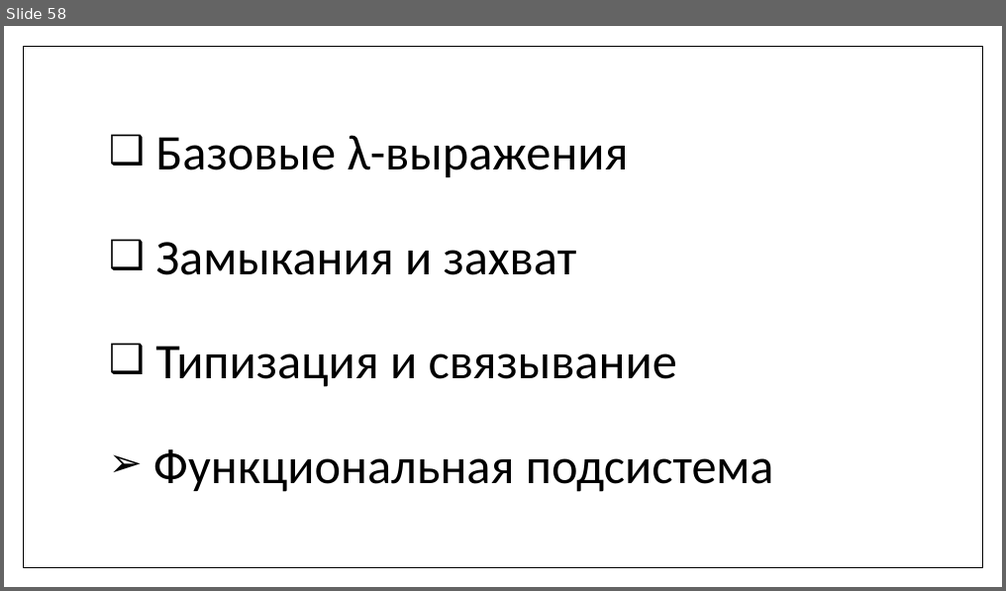
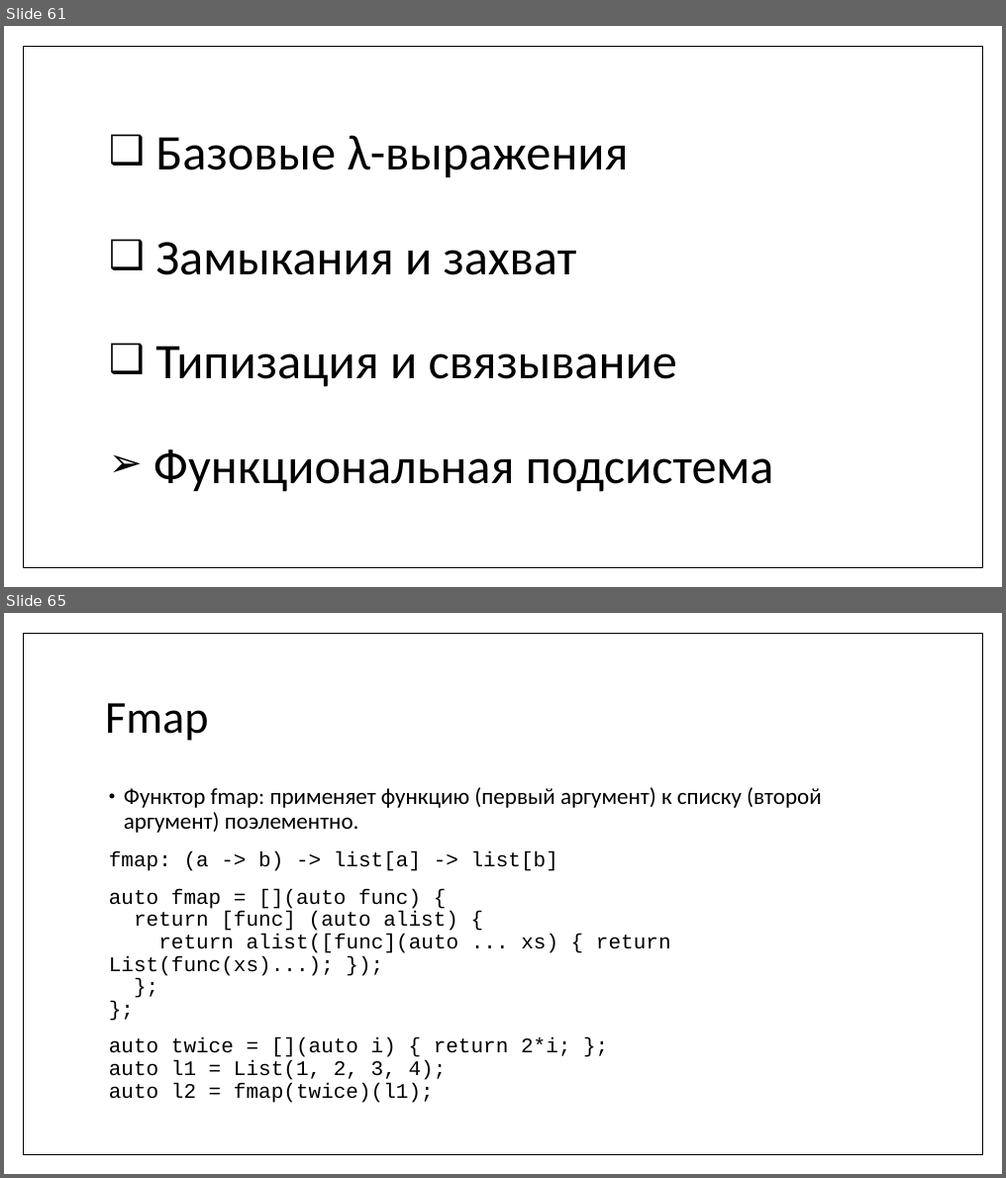
Before and after one commit to MIPT-ILab/cpp-lects-rus, a slide deck: slides/lec2-7-lambdas.pptx. Shown one above the other, each under a label of ours: slide 58 before the commit, slides 61 and 65 after it; the slides between them are not shown. The pictures are 1006x591 and 1006x1178 pixels, drawn with LibreOffice and Linux fonts; fonts in the diff are those of the drawing. Boxes give left, top, right and bottom in pixels: in the first picture for what was removed or moved away, otherwise in the second. Text is boxed around its words. In the diff, an @@ line names an element or a change of style, - is before the commit and + after.

```diff
--- a/slides/lec2-7-lambdas.pptx
+++ b/slides/lec2-7-lambdas.pptx
@@ slide 65 added at <box>4,613,1002,1174</box>, background #FFFFFF; not listed: 1 template element that a slide beside it also shows @@
@@ title added at <box>105,703,208,741</box>, 44 pt, text #000000 @@
+Fmap
@@ text added at <box>109,787,822,1103</box>, 20 pt, text #000000 @@
+• Функтор fmap: применяет функцию (первый аргумент) к списку (второй аргумент) поэлементно.
+fmap: (a -> b) -> list[a] -> list[b]
+auto fmap = [](auto func) {
+return [func] (auto alist) {
+return alist([func](auto ... xs) { return List(func(xs)...); });
+};
+};
+auto twice = [](auto i) { return 2*i; };
+auto l1 = List(1, 2, 3, 4);
+auto l2 = fmap(twice)(l1);
@@ what was slide 58 is now slide 61 @@
```
Also in this commit, not shown: 6 slides changed, 9 other slides added, 10 other files.
